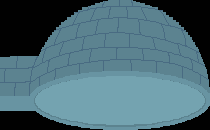
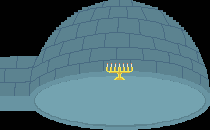
Two versions of the same layered image (210×130). Layer-by-layer changes:
added layer "manorah" above "line" over [106, 63, 133, 80]
